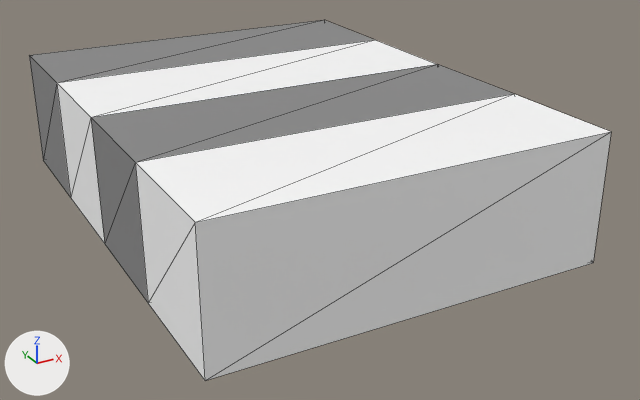
Two versions of the FBX model Assets/Art Crowd/Location/Track/Track_Medium.fbx, one commit apart.
Both versions are drawn from a camera (50 mm lens) standing at (-8.91, -24.12, 5.97) and looking at (0.57, -6.88, -2.64). Lighting does not change. The marker at lower left points along +X, +Y and +Z. Mesh edges are drawn as thin lines. Where no turn or scale is listed for an object, it has been applied to the vertices.

Before the edit, the objects in view are built like this:
```python
me_scene_003 = bpy.data.meshes.new('Scene.003')
me_scene_003.from_pydata(...)  # 20 vertices, 36 faces; spans x -4.5..4.5, y -12.0..0.0, z -3.0..0.0
# faces by material slot: [18, 18]
me_scene_003.materials.append(mat_base_white)  # white #ffffff
me_scene_003.materials.append(mat_base_grey)  # grey #898989
ob_track_medium = bpy.data.objects.new('Track_Medium', me_scene_003)
ob_track_medium.location = (0.0, 0.0, 0.0)
```
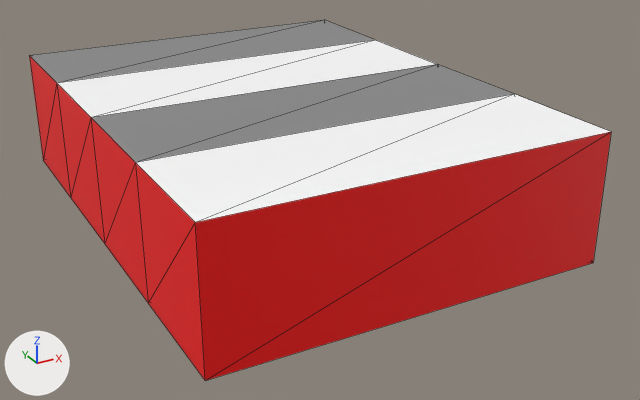
Boxes (x1, y1, x2, y2) around the edits, measured in the pictures (640 x 400 px):
part 1 of me_scene_003, recoloured (grey to red)
    both: (136, 132, 611, 381)
part 2 of me_scene_003, recoloured (grey to red)
    both: (57, 84, 105, 244)
part 3 of me_scene_003, recoloured (grey to red)
    both: (29, 56, 70, 196)
part 4 of me_scene_003, recoloured (grey to red)
    both: (91, 118, 148, 302)

The change, as a list of edits to the scene's bpy script:
```text
Add mat_base_side:
    mat_base_side = principled_material('Base_Side')
    mat_base_side.base_color = (1.0, 0.000456, 0.000456)  # red #ff0202
Change me_scene_003:
    where me_scene_003.from_pydata(...)  # 20 vertices, 36 faces; spans x -4.5..4.5, y -12.0..0.0, z -3.0..0.0
    used by ob_track_medium; location = (0.0, 0.0, 0.0)
    me_scene_003 part 1: all 6 faces centred in x -4.5..4.5, y -12.0..-10.0, z -2.0..-1.0 switch from mat_base_white (white #ffffff) to mat_base_side (red #ff0202)
    me_scene_003 part 2: all 2 faces centred in x -4.5, y -5.0..-4.0, z -2.0..-1.0 switch from mat_base_white (white #ffffff) to mat_base_side (red #ff0202)
    me_scene_003 part 3: all 6 faces centred in x -4.5..4.5, y -2.0..0.0, z -2.0..-1.0 switch from mat_base_grey (grey #898989) to mat_base_side (red #ff0202)
    me_scene_003 part 4: all 2 faces centred in x -4.5, y -8.0..-7.0, z -2.0..-1.0 switch from mat_base_grey (grey #898989) to mat_base_side (red #ff0202)
```
